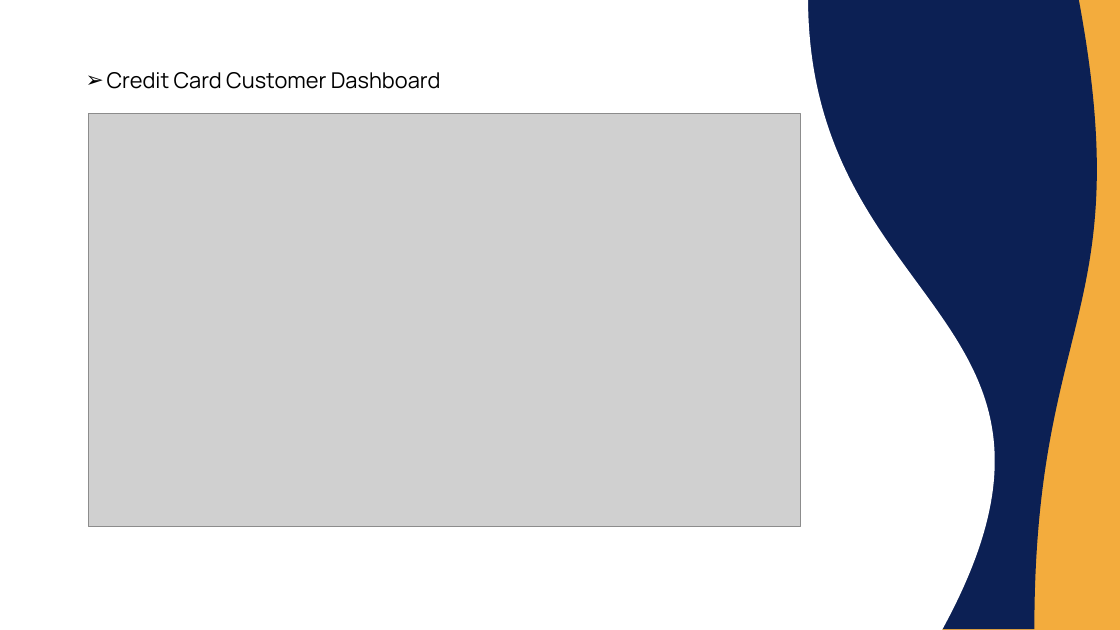
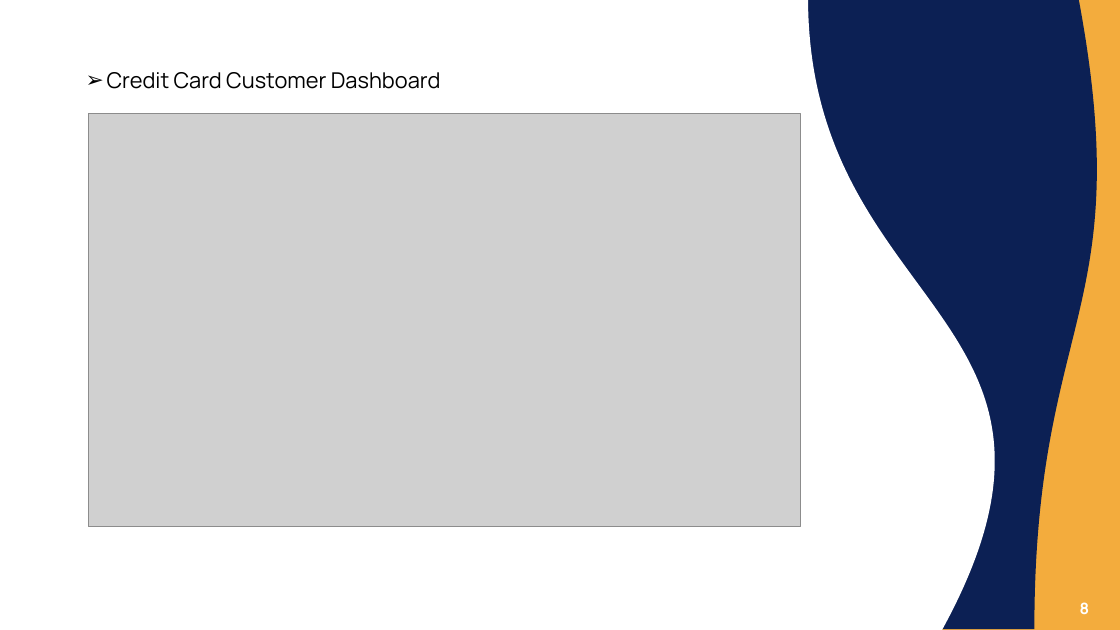
Before and after one commit to pratyush770/Credit_Card_Analysis, a slide deck: slide 9 of Credit Card Weekly Analysis.pptx. Drawn at 1120x630 pixels with LibreOffice and Linux fonts; fonts in the diff are those of the drawing; grey boxes stand for pictures. Boxes give left, top, right and bottom in pixels: in the first picture for what was removed or moved away, otherwise in the second. Text is boxed around its words. In the diff, an @@ line names an element or a change of style, - is before the commit and + after.

```diff
--- a/Credit Card Weekly Analysis.pptx
+++ b/Credit Card Weekly Analysis.pptx
@@ text added at bbox=[1080, 602, 1090, 614], 10 pt, text #FFFFFF, bold @@
+8
```
Also in this commit, not shown: 9 other slides changed, 1 other file.
